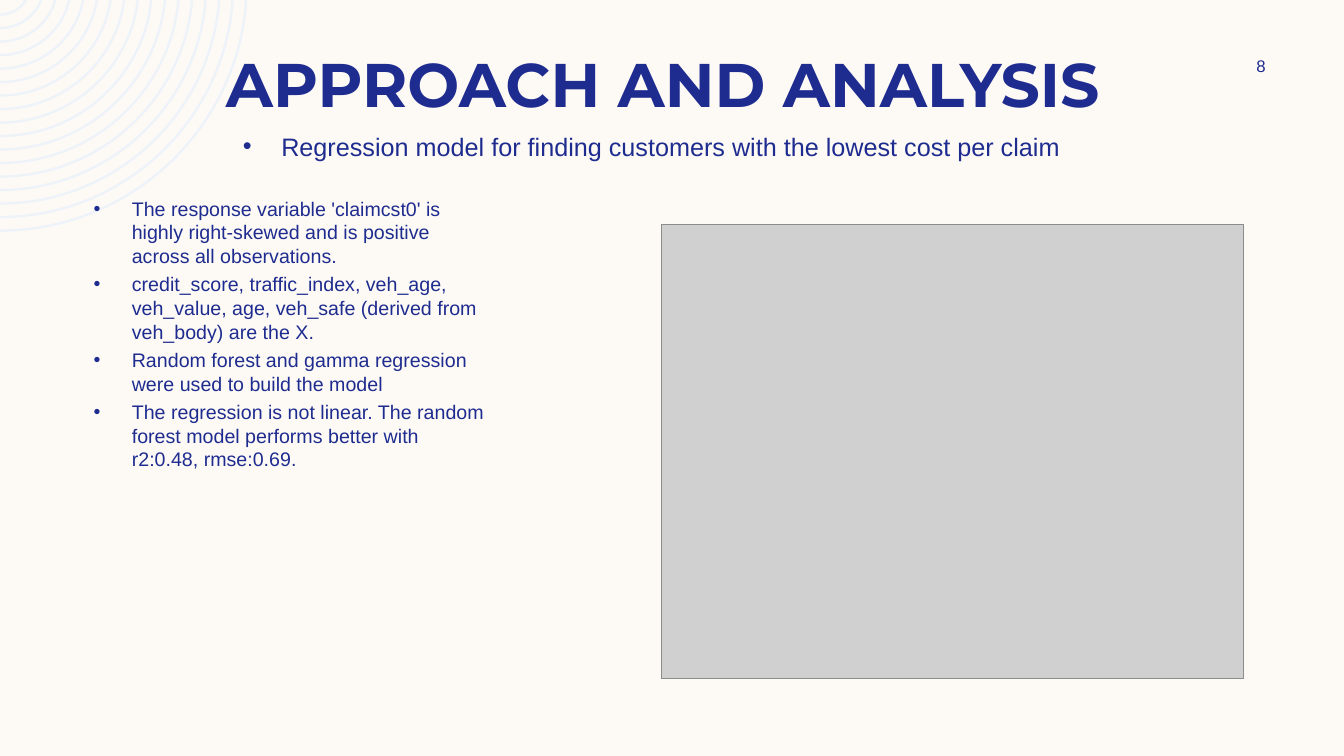
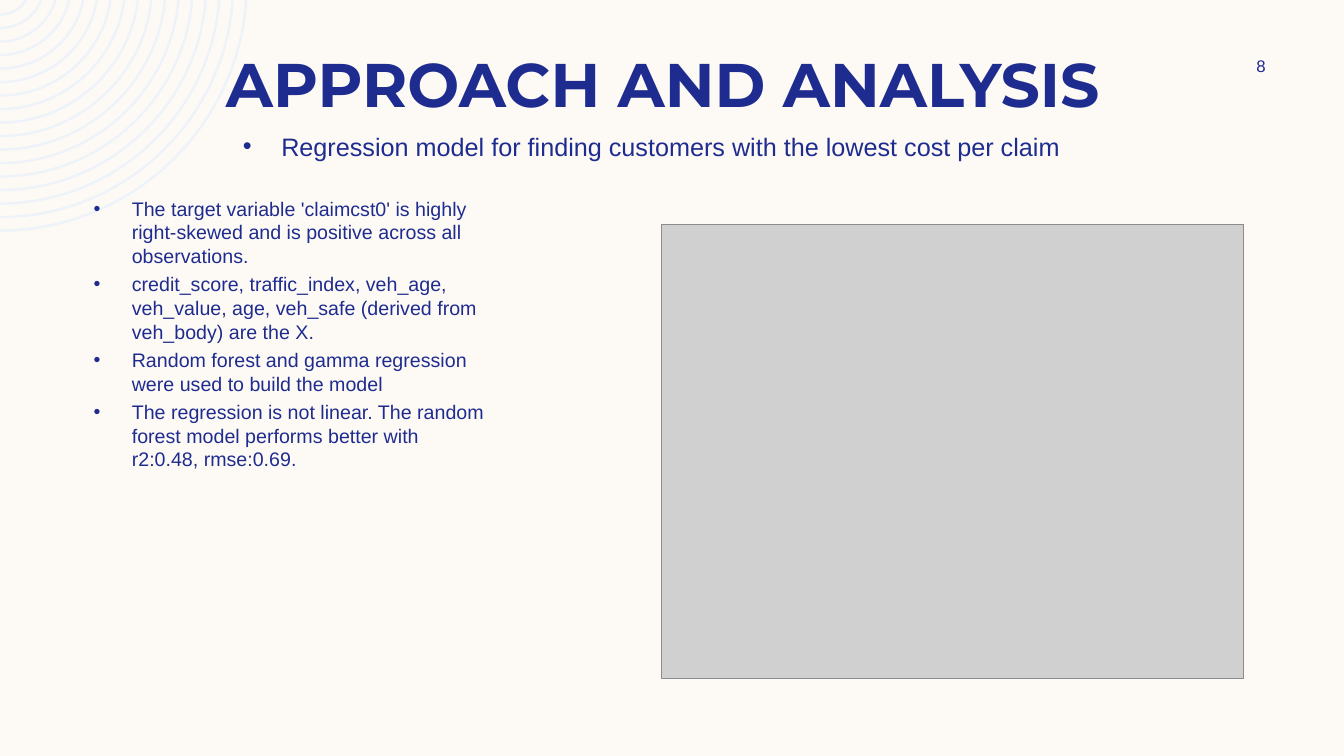
Before and after one commit to zhangjunzhe8868/Kaggle-AutoInsurance, a slide deck: slide 8 of reports/auto insurance.pptx. Drawn at 1344x756 pixels with LibreOffice and Linux fonts; fonts in the diff are those of the drawing; grey boxes stand for pictures. Boxes give left, top, right and bottom in pixels: in the first picture for what was removed or moved away, otherwise in the second. Text is boxed around its words. In the diff, an @@ line names an element or a change of style, - is before the commit and + after.

```diff
--- a/reports/auto insurance.pptx
+++ b/reports/auto insurance.pptx
@@ text at box(132, 201, 466, 264): text changed @@
-• The response variable 'claimcst0' is highly right-skewed and is positive across all observations.
+• The target variable 'claimcst0' is highly right-skewed and is positive across all observations.
```
Also in this commit, not shown: 3 other slides changed.
